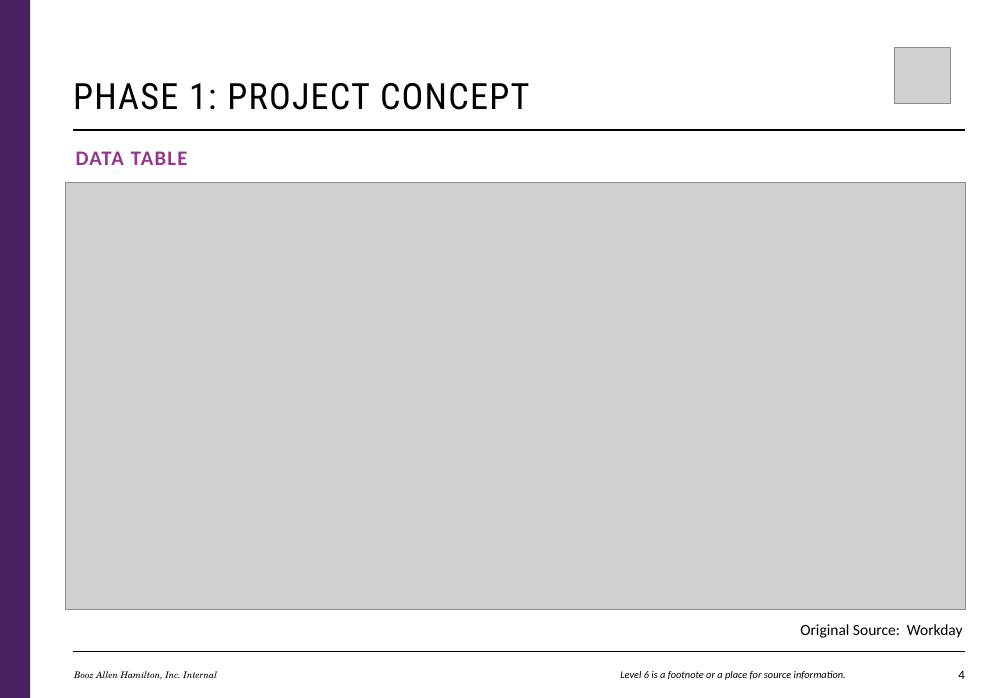
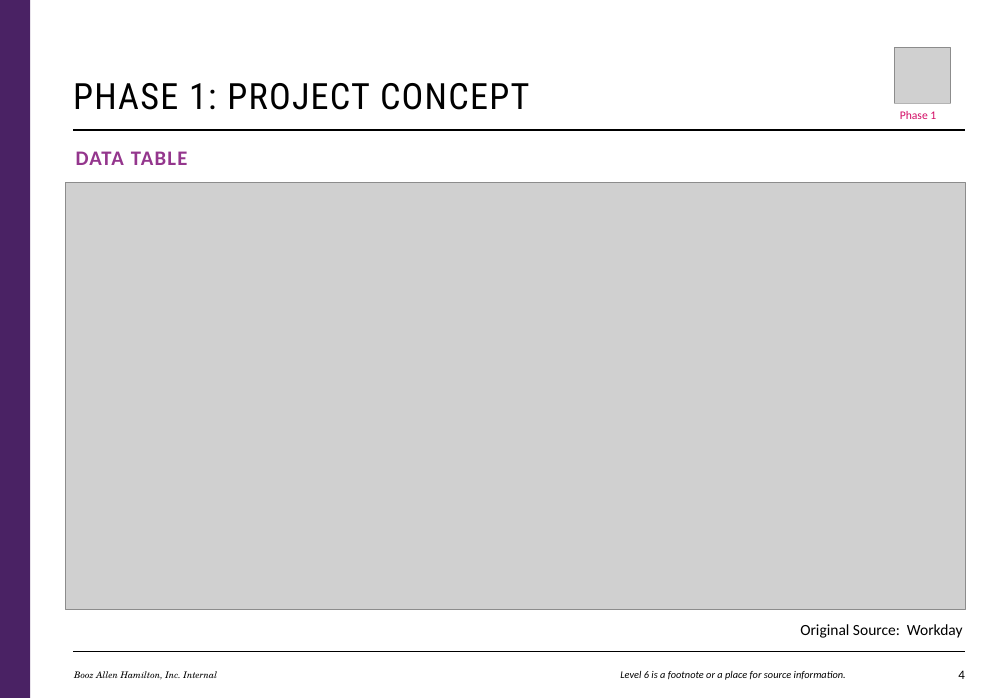
Before and after one commit to jjwad2000/BAHNamelessCloudEng, a slide deck: slide 5 of Dynamic Database Queries - Cloud Eng Team Project.pptx. Drawn at 1008x698 pixels with LibreOffice and Linux fonts; fonts in the diff are those of the drawing; grey boxes stand for pictures. Boxes give left, top, right and bottom in pixels: in the first picture for what was removed or moved away, otherwise in the second. Text is boxed around its words. In the diff, an @@ line names an element or a change of style, - is before the commit and + after.

```diff
--- a/Dynamic Database Queries - Cloud Eng Team Project.pptx
+++ b/Dynamic Database Queries - Cloud Eng Team Project.pptx
@@ freeform shape added at (871,104,965,123), outline #FFFFFF 1 pt, 9 pt, text #D30D65 @@
+Phase 1
```
Also in this commit, not shown: 5 other slides changed.
